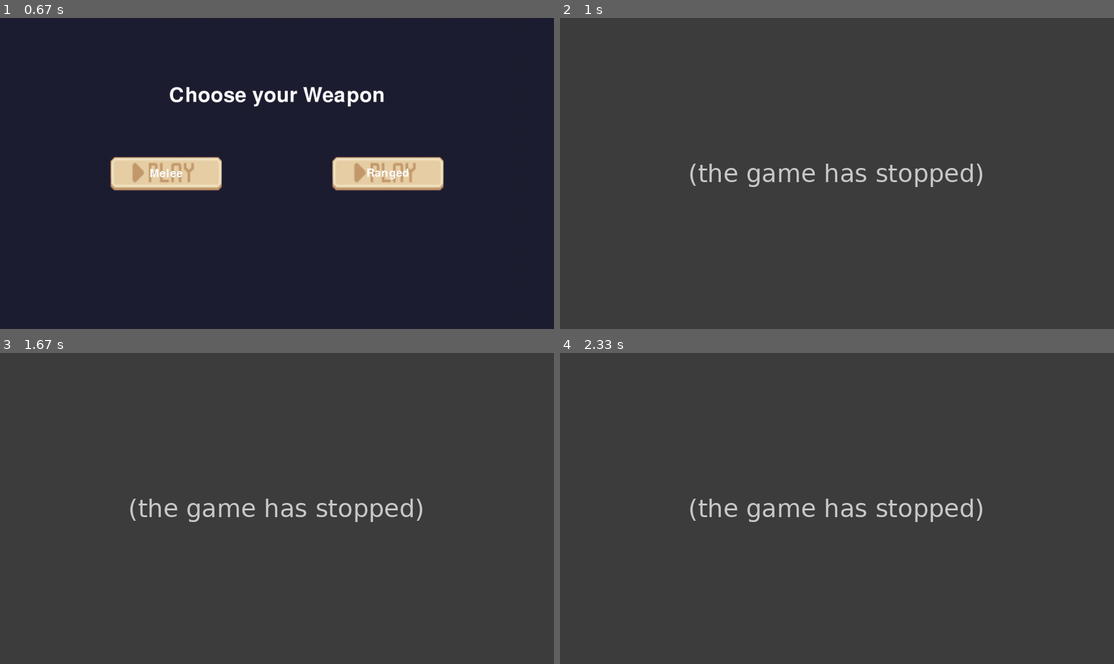
Above: before the commit, frames 1-4 (two rows, left to right).
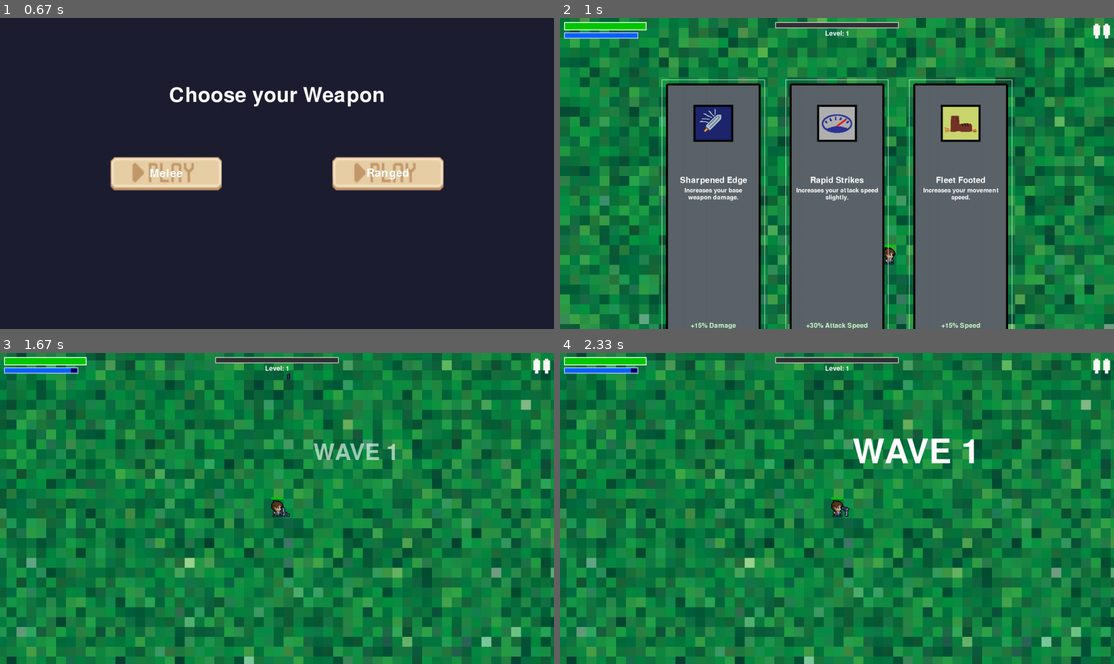
Above: after the commit, the same moments.

Repository: Mafia3641/PyGame
Game: pygame game, started from Scripts/main.py
Same seed, same stepped clock (60 frames per second), same inputs: the game is played once before the commit and once after it.
Inputs (mouse positions are in pixels of both pictures, inside the frame that each line leads up to):
- Up to frame 1 (0.67 s): click (293, 185) at 0.38 s
- Up to frame 2 (1 s): click (947, 173) at 0.72 s
- Up to frame 3 (1.67 s): click (282, 530) at 1.05 s; click "Level: 1" at 1.38 s
- Up to frame 4 (2.33 s): click (1102, 365) at 1.72 s; click (837, 601) at 2.05 s

Frame 1 is identical in both runs. In frame 2, 99% of the frame differs, in the area x 0-100%, y 0-100%; in frame 3, 100%; in frame 4, 100%.
Error before the commit: ValueError: Unknown weapon requested: staff (player.py line 78); the game stopped at 0.77 s (later frames are placeholders)

Commit message:
Repaired range weapon visualisation

Diff:
--- a/Scripts/player.py
+++ b/Scripts/player.py
@@ -68,7 +68,7 @@
 		if starting_weapon_type == 'melee':
 			self.pickup_weapon('starter_sword')
 		elif starting_weapon_type == 'ranged':
-			self.pickup_weapon('staff')
+			self.pickup_weapon('pistol')
 		else:
 			# Fallback or error
 			self.pickup_weapon('pistol') # Or raise an error
--- a/Scripts/weapon.py
+++ b/Scripts/weapon.py
@@ -298,27 +298,41 @@
         self,
         owner,
         offset: Vector2,
-        stats: dict, # Use stats dict
-        weapon_idle_sprite: str, # Keep sprite names separate for now
+        stats: dict,
+        weapon_idle_sprite: str,
         projectile_sprite_name: str,
     ):
         super().__init__(owner, offset, stats)
         # Load sprites
         self.idle_sprite = load_sprite(weapon_idle_sprite, with_alpha=True)
+
+        # Scale the sprite if scale is specified in stats
+        scale = self.stats.get('scale', 1)
+        if scale != 1:
+            w, h = self.idle_sprite.get_size()
+            self.idle_sprite = pygame.transform.scale(self.idle_sprite, (w * scale, h * scale))
+
         self.sprite = self.idle_sprite
         self.projectile_sprite_name = projectile_sprite_name
         self.angle = 0 # For aiming visual
+        self.facing_left = False # Track facing direction
 
     def update_position(self):
         if not self.sprite: return
 
+        # Get the owner's center position
         anchor_pos = Vector2(self.owner.rect.center)
 
-        # We don't use horizontal flip for ranged aiming, aiming is done with rotation
-        target_weapon_center = anchor_pos + self.offset.rotate(-self.angle)
-
-        # Use the idle_sprite for the rect calculation to have a consistent size before rotation
-        self.rect = self.idle_sprite.get_rect(center=target_weapon_center)
+        # Adjust offset based on owner's direction
+        adjusted_offset = self.offset.copy()
+        if self.owner.last_direction.x < 0:  # Если персонаж смотрит влево
+            adjusted_offset.x -= 17  # Сдвигаем пистолет на 10 пикселей влево
+
+        # Calculate the weapon's position relative to the owner
+        weapon_pos = anchor_pos + adjusted_offset
+
+        # Update the rect position
+        self.rect = self.idle_sprite.get_rect(center=weapon_pos)
 
     def attack(self, target_pos: Vector2, game_state):
         if self.cooldown_timer > 0:
@@ -377,42 +391,45 @@
         mouse_world_pos = game_state.get_mouse_world_pos()
         direction = mouse_world_pos - (self.owner.position + self.offset)
         if direction.length_squared() > 0:
-             self.angle = -direction.angle_to(Vector2(1,0)) # Negate for pygame's y-down coord system
+            self.angle = direction.angle_to(Vector2(1,0))
+            # Update facing direction based on mouse position
+            self.facing_left = mouse_world_pos.x < self.owner.position.x
 
         # Update position after angle is set
         self.update_position()
 
     def draw(self, surface, camera):
-        if not self.idle_sprite: return # Use idle_sprite as the source
-
-        # --- Aiming Rotation --- #
-        # Rotate the original idle sprite
-        rotated_sprite = pygame.transform.rotate(self.idle_sprite, self.angle)
-
-        # Flip based on aim direction (more intuitive for ranged)
-        # We check if the angle is pointing to the left side of the screen
-        # Angles in pygame: 0 is right, 90 is down, 180 is left, 270 is up
-        flip_horizontal = abs(self.angle) > 90
-
-        if flip_horizontal:
-            # Flip the original sprite vertically (up/down)
-            flipped_orig_sprite = pygame.transform.flip(self.idle_sprite, False, True)
-            # Then rotate it. This keeps the "top" of the gun pointing correctly.
-            final_sprite = pygame.transform.rotate(flipped_orig_sprite, self.angle)
+        if not self.idle_sprite: return
+
+        # Get the weapon's position in world coordinates
+        weapon_world_pos = Vector2(self.rect.center)
+
+        # Base sprite
+        sprite_to_rotate = self.idle_sprite
+
+        # If facing left, flip the sprite horizontally before rotation
+        if self.facing_left:
+            sprite_to_rotate = pygame.transform.flip(self.idle_sprite, True, False)
+            draw_angle = self.angle + 180 if self.angle > 0 else self.angle - 180
         else:
-            final_sprite = rotated_sprite # Use the already rotated sprite
-
-        # Create a new rect for the rotated sprite to position it correctly
-        rotated_rect = final_sprite.get_rect(center=self.rect.center)
+            draw_angle = self.angle
+
+        # Rotate the sprite
+        rotated_sprite = pygame.transform.rotate(sprite_to_rotate, draw_angle)
+
+        # Get the offset between the sprite center and rotation point
+        rotated_rect = rotated_sprite.get_rect(center=weapon_world_pos)
 
         # Create a dummy object for camera application
         temp_obj_for_apply = pygame.sprite.Sprite()
-        temp_obj_for_apply.rect = rotated_rect # Use the new rotated rect
-        temp_obj_for_apply.image = final_sprite
-
+        temp_obj_for_apply.rect = rotated_rect
+        temp_obj_for_apply.image = rotated_sprite
+
+        # Get the screen position
         screen_rect = camera.apply(temp_obj_for_apply)
 
-        surface.blit(final_sprite, screen_rect.topleft)
+        # Draw the weapon
+        surface.blit(rotated_sprite, screen_rect.topleft)
 
 class Projectile(GameObject):
     def __init__(self, position, direction: Vector2, speed: float, sprite_name: str, damage: float, knockback: float, stun: float):
@@ -470,10 +487,6 @@
             projectile_sprite_name=projectile_sprite_name
         )
 
-        # Scale the pistol sprite by 2x
-        w, h = self.sprite.get_size()
-        self.sprite = pygame.transform.scale(self.sprite, (w * 2, h * 2))
-
     def attack(self, target_pos: Vector2, game_state):
         # First, perform the standard ranged attack to fire a projectile
         super().attack(target_pos, game_state)
--- a/Scripts/weapon_stats.py
+++ b/Scripts/weapon_stats.py
@@ -20,7 +20,8 @@
     },
     'pistol': {
         'type': 'range',
-        'offset': [5, 5],
+        'offset': [15, 10],
+        'scale': 2,
         'weapon_idle_sprite': "Weapons/RangeWeapons/Pistol/pistol_idle", # Corrected key name
         'projectile_speed': 600,
         'projectile_sprite_name': "Weapons/bullet",
